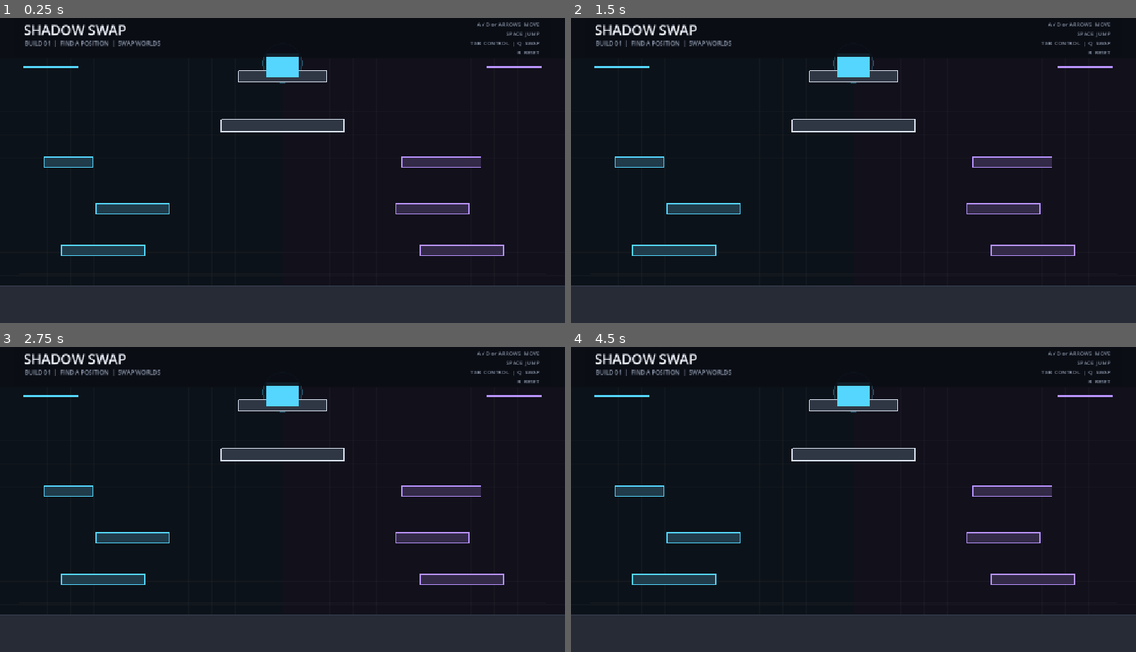
Above: before the commit, frames 1-4 (two rows, left to right).
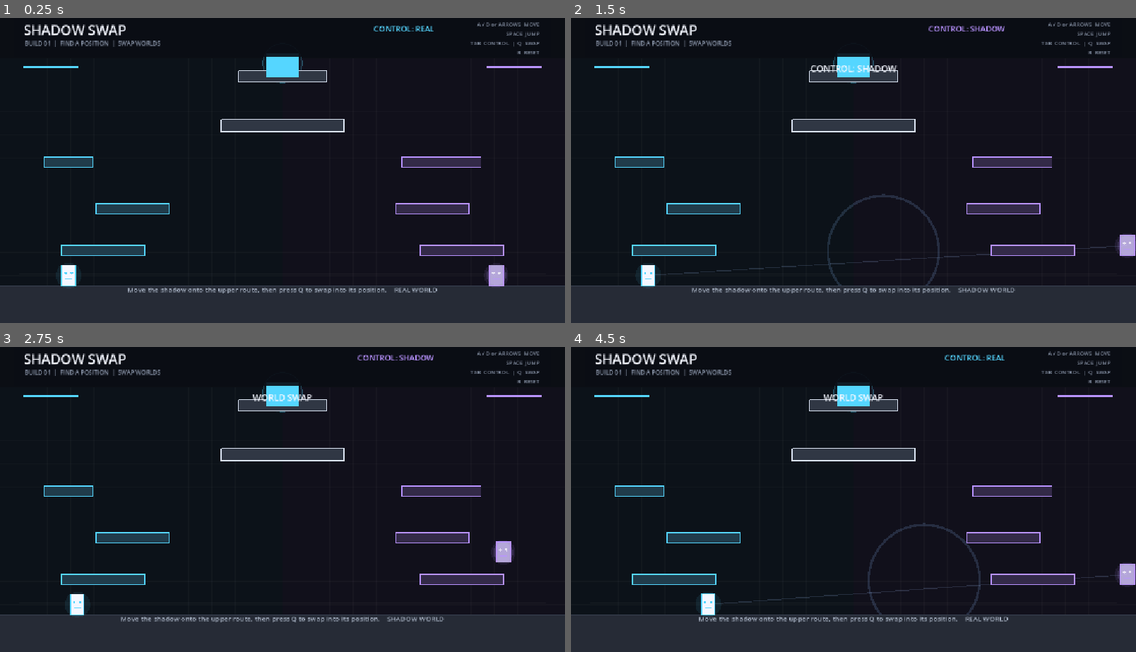
Above: after the commit, the same moments.

Repository: divanburke/ShadowSwap
Game: Godot game, scene res://main.tscn
The game is run twice, just before and just after one commit, with the same random seed, the same clock (stepped at 60 frames per second) and the same inputs.
Inputs:
- Up to frame 1 (0.25 s): no input
- Up to frame 2 (1.5 s): tap Q at 0.5, 1.25 s; hold Space 0.53-1.28 s; hold D from 0.53 s (still down); tap Tab at 1.35 s
- Up to frame 3 (2.75 s): tap Space at 1.52, 1.55, 1.82 s; tap Q at 2, 2.1 s; release D at 2.03 s; hold A from 2.03 s (still down); hold Space from 2.03 s (still down)
- Up to frame 4 (4.5 s): tap Q at 2.75, 3.5, 4.25 s; release A at 2.78 s; release Space at 2.78 s; hold D 2.78-4.28 s; tap R at 2.85 s; tap Space at 3.02, 3.05, 3.32, 4.35 s; hold Space 3.53-4.28 s; tap Enter at 3.6 s; hold A from 4.28 s (still down)

The runs differ from the first frame. In frame 1, 1.0% of the frame differs, in the area x 10-90%, y 2-91%; in frame 2, 1.9%, in the area x 12-100%, y 2-91%; in frame 3, 1.2%; in frame 4, 1.7%.
Error before the commit: Parse Error: Cannot infer the type of "is_active" variable because the value doesn't have a set type. (res://scripts/character.gd:68)

Commit message:
Simplify character controller for Godot 4.7

Diff:
--- a/scripts/character.gd
+++ b/scripts/character.gd
@@ -1,109 +1,107 @@
 extends CharacterBody2D
-class_name SwapCharacter
 
-const VIEW_SIZE := Vector2(1152.0, 648.0)
-const BODY_SIZE := Vector2(28.0, 42.0)
+const BODY_SIZE = Vector2(28, 42)
+const VIEW_SIZE = Vector2(1152, 648)
 
-const MOVE_SPEED := 285.0
-const MOVE_ACCEL := 1900.0
-const MOVE_FRICTION := 2300.0
-const GRAVITY := 1500.0
-const JUMP_SPEED := 560.0
+const REAL_WORLD = 1
+const SHADOW_WORLD = 2
+const REAL_MASK = 1
+const SHADOW_MASK = 2
 
-const REAL_WORLD_MASK := 1
-const SHADOW_WORLD_MASK := 2
-const PLAYER_LAYER := 4
-const SHADOW_LAYER := 8
+const MOVE_SPEED = 285.0
+const MOVE_ACCEL = 1900.0
+const MOVE_FRICTION = 2300.0
+const GRAVITY = 1500.0
+const JUMP_SPEED = 560.0
 
-var owner_game: Node
-var is_shadow := false
-var world_id := 1
-var body_color := Color.WHITE
-var accent_color := Color.WHITE
-var character_name := "REAL"
+var owner_game
+var is_shadow = false
+var world_id = 1
+var body_color = Color.WHITE
+var accent_color = Color.WHITE
+var character_name = "REAL"
 
-func setup(
-	game: Node,
-	shadow_character: bool,
-	start_position: Vector2,
-	start_world: int,
-	p_body_color: Color,
-	p_accent_color: Color,
-	p_character_name: String
-) -> void:
+
+func setup(game, shadow_character, start_position, start_world, p_body_color, p_accent_color, p_name):
 	owner_game = game
 	is_shadow = shadow_character
 	world_id = start_world
 	body_color = p_body_color
 	accent_color = p_accent_color
-	character_name = p_character_name
+	character_name = p_name
 
 	position = start_position
-	collision_layer = SHADOW_LAYER if is_shadow else PLAYER_LAYER
+
+	if is_shadow:
+		collision_layer = 8
+	else:
+		collision_layer = 4
+
 	set_world(world_id)
 
-	var shape := CollisionShape2D.new()
-	var rectangle := RectangleShape2D.new()
-	rectangle.size = BODY_SIZE
-	shape.shape = rectangle
-	add_child(shape)
+	var collision = CollisionShape2D.new()
+	var shape = RectangleShape2D.new()
+	shape.size = BODY_SIZE
+	collision.shape = shape
+	add_child(collision)
 
 	queue_redraw()
 
-func set_world(new_world: int) -> void:
+
+func set_world(new_world):
 	world_id = new_world
-	collision_mask = SHADOW_WORLD_MASK if world_id == 2 else REAL_WORLD_MASK
+
+	if world_id == SHADOW_WORLD:
+		collision_mask = SHADOW_MASK
+	else:
+		collision_mask = REAL_MASK
+
 	queue_redraw()
 
-func _physics_process(delta: float) -> void:
+
+func _physics_process(delta):
 	if owner_game == null:
 		return
 
-	if owner_game.game_won:
+	if bool(owner_game.get("game_won")):
 		velocity = velocity.move_toward(Vector2.ZERO, MOVE_FRICTION * delta)
 		move_and_slide()
 		queue_redraw()
 		return
 
-	var is_active := owner_game.active_character == self
-	var direction := 0.0
+	var active = owner_game.get("active_character") == self
+	var direction = 0.0
 
-	if is_active:
+	if active:
 		if Input.is_key_pressed(KEY_A) or Input.is_key_pressed(KEY_LEFT):
 			direction -= 1.0
 		if Input.is_key_pressed(KEY_D) or Input.is_key_pressed(KEY_RIGHT):
 			direction += 1.0
 
 	if direction != 0.0:
-		velocity.x = move_toward(
-			velocity.x,
-			direction * MOVE_SPEED,
-			MOVE_ACCEL * delta
-		)
+		velocity.x = move_toward(velocity.x, direction * MOVE_SPEED, MOVE_ACCEL * delta)
 	else:
-		velocity.x = move_toward(
-			velocity.x,
-			0.0,
-			MOVE_FRICTION * delta
-		)
+		velocity.x = move_toward(velocity.x, 0.0, MOVE_FRICTION * delta)
 
-	if is_active and Input.is_key_pressed(KEY_SPACE) and is_on_floor():
+	if active and (Input.is_key_pressed(KEY_SPACE)) and is_on_floor():
 		velocity.y = -JUMP_SPEED
 
 	if not is_on_floor():
 		velocity.y += GRAVITY * delta
 
 	move_and_slide()
+
 	position.x = clampf(position.x, 18.0, VIEW_SIZE.x - 18.0)
 
 	if position.y > VIEW_SIZE.y + 80.0:
-		owner_game.respawn_pair()
+		owner_game.call("reset_level")
 
 	queue_redraw()
 
-func _draw() -> void:
-	var half := BODY_SIZE * 0.5
-	var rect := Rect2(-half, BODY_SIZE)
+
+func _draw():
+	var half = BODY_SIZE / 2.0
+	var rect = Rect2(-half, BODY_SIZE)
 
 	if is_shadow:
 		draw_circle(Vector2.ZERO, 25.0, Color(accent_color, 0.10))
